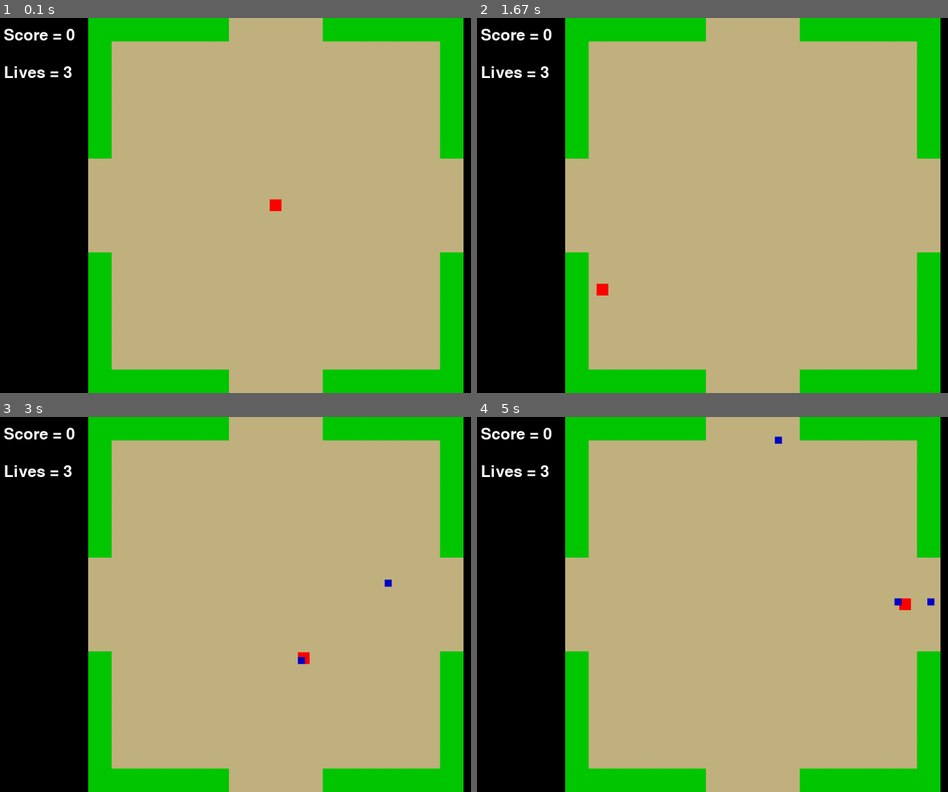
Above: before the commit, frames 1-4 (two rows, left to right).
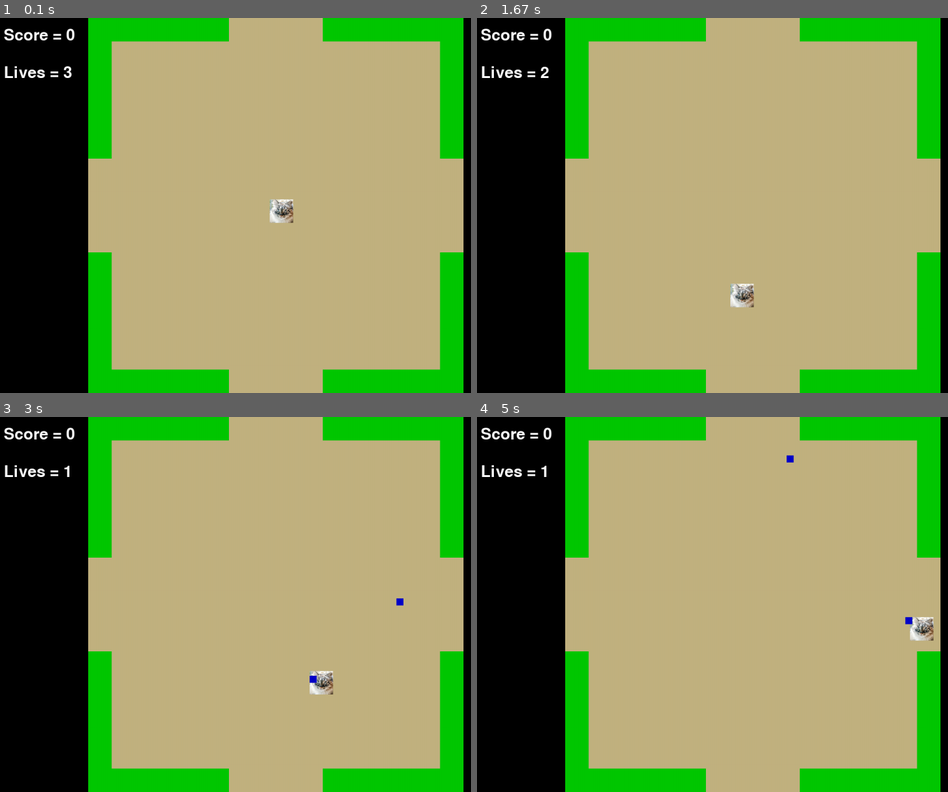
Above: after the commit, the same moments.

Repository: notsarah811/Sarah-Deline-ICS3U
Game: pygame game, started from Pygame Assignment FIX.py
The game is run twice, just before and just after one commit, with the same random seed, the same clock (stepped at 60 frames per second) and the same inputs.
Inputs:
- Up to frame 1 (0.1 s): no input
- Up to frame 2 (1.67 s): hold A 0.33-0.87 s; hold S 0.9-1.2 s; hold Down 0.9-1.2 s
- Up to frame 3 (3 s): hold W 1.67-2.03 s; hold Up 1.67-2.03 s; hold D 2.07-2.7 s; hold Right 2.07-2.7 s; hold S from 2.73 s (still down); hold Down from 2.73 s (still down)
- Up to frame 4 (5 s): release S at 3.1 s; release Down at 3.1 s; hold A 3.13-3.6 s; hold Left 3.13-3.6 s; hold D 3.63-4.1 s; hold Right 3.63-4.1 s; hold W 4.13-4.43 s; hold Up 4.13-4.43 s; hold D 4.47-4.93 s; hold Right 4.47-4.93 s; hold A from 4.97 s (still down); hold Left from 4.97 s (still down)

The runs differ from the first frame. In frame 1, 0.3% of the frame differs, in the area x 57-63%, y 48-55%; in frame 2, 0.4%; in frame 3, 0.5%; in frame 4, 0.6%, in the area x 13-98%, y 5-60%.

Commit message:
Added temporary image for players and enemies, applied border collision to enemies, finished life loss function, made enemy + player collison, updated enemy spawning + spawn locations

Diff:
--- a/Pygame Assignment FIX.py
+++ b/Pygame Assignment FIX.py
@@ -1,3 +1,5 @@
+import re
+
 import pygame # type: ignore
 import random
 
@@ -19,7 +21,8 @@
 GREEN = (0, 200, 0)
 BLACK = (0, 0, 0)
 
-player_size = 25
+player_size = 50
+enemy_size = 30
 player_x = 587
 player_y = 387
 speed = 5
@@ -27,7 +30,7 @@
 bullet_active = False
 bullet_cooldown = 300  # Time between shots in milliseconds
 last_bullet_time = 0
-enemy_speed = 1.5
+enemy_speed = 2.5
 score = 0
 lives = 3
 cont = False
@@ -55,7 +58,12 @@
 bullets = []
 
 enemies = []
-
+enemy_spawn_locations = [
+    (200, 400),
+    (600, 0),
+    (970, 400),
+    (600, 770)
+]
 
 walls = 0
 
@@ -68,19 +76,32 @@
 #===========FUNCTION SETUP===========
 
 def enemy_movement ():
-    for enemy in enemies:
-                enemy_x = enemy[0]
-                enemy_y = enemy[1]
-
-                if enemy_x < player_x:
-                    enemy[0] += enemy_speed
-                elif enemy_x > player_x:
-                    enemy[0] -= enemy_speed
-
-                if enemy_y < player_y:
-                    enemy[1] += enemy_speed
-                elif enemy_y > player_y:
-                    enemy[1] -= enemy_speed
+     for enemy in enemies:
+
+        enemy_x = enemy[0]
+        enemy_y = enemy[1]
+
+        # Move horizontally
+        if enemy_x < player_x:
+            enemy[0] += enemy_speed
+        elif enemy_x > player_x:
+            enemy[0] -= enemy_speed
+
+        if enemy_border_collision(enemy, cacti_borders):
+            enemy[0] = enemy_x
+
+        # Update enemy position
+        enemy_x = enemy[0]
+        enemy_y = enemy[1]
+
+        # Move vertically
+        if enemy_y < player_y:
+            enemy[1] += enemy_speed
+        elif enemy_y > player_y:
+            enemy[1] -= enemy_speed
+
+        if enemy_border_collision(enemy, cacti_borders):
+            enemy[1] = enemy_y
 
 def enemy_shooting ():
     pass
@@ -91,19 +112,31 @@
                 return True
         return False
 
+def enemy_border_collision(enemy, cacti_borders):
+    for cacti in cacti_borders:
+        enemy_rect = pygame.Rect(enemy[0], enemy[1], 30, 30)
+        if enemy_rect.colliderect(cacti):
+            return True
+    return False
+
 def check_border_collision(player, left_border, right_border):
     if player.colliderect(left_border or right_border):
                 return True
     return False
 
-def lose_life():
-        lives -= 1
+def lose_life(player_x, player_y, lives,bullets, enemies):
         player_x = 587
         player_y = 387
         bullets.clear()
         enemies.clear()
-
-
+        return player_x, player_y, lives - 1
+
+def enemy_collision(player, enemies):
+    for enemy in enemies:
+        enemy_rect = pygame.Rect(enemy[0], enemy[1], 30, 30)
+        if player.colliderect(enemy_rect):
+            return True
+    return False
 
 #==========GAME LOOP================
 while running:
@@ -125,7 +158,7 @@
             player_x -= speed
             player = pygame.Rect(player_x, player_y, player_size, player_size)
             if check_cacti_collision(player, cacti_borders) == True:
-                lose_life()
+                player_x, player_y,lives = lose_life(player_x,player_y,lives,bullets, enemies)
             if check_border_collision(player, left_border, right_border) == True:
                 player_x += speed
 
@@ -135,7 +168,7 @@
             player_x += speed
             player = pygame.Rect(player_x, player_y, player_size, player_size)
             if check_cacti_collision(player, cacti_borders) == True:
-                lose_life()
+                player_x, player_y,lives = lose_life(player_x,player_y,lives,bullets, enemies)
             if check_border_collision(player, left_border, right_border) == True:
                 player_x -= (speed)
 
@@ -144,7 +177,7 @@
             player_y -= speed
             player = pygame.Rect(player_x, player_y, player_size, player_size)
             if check_cacti_collision(player, cacti_borders) == True:
-                lose_life()
+                player_x, player_y,lives = lose_life(player_x,player_y,lives,bullets, enemies)
             if check_border_collision(player, left_border, right_border) == True:
                 player_y += (speed)
 
@@ -154,7 +187,7 @@
             player_y += speed
             player = pygame.Rect(player_x, player_y, player_size, player_size)
             if check_cacti_collision(player, cacti_borders) == True:
-                lose_life()
+                player_x, player_y,lives = lose_life(player_x,player_y,lives,bullets, enemies)
             if check_border_collision(player, left_border, right_border) == True:
                 player_y -= (speed)
 
@@ -175,7 +208,10 @@
         # Update the player rectangle
     player = pygame.Rect(player_x, player_y, player_size, player_size)
 
-
+    player_image = pygame.image.load("temp sprite.jpeg")
+    enemy_image = pygame.image.load("temp sprite.jpeg")
+    player_image = pygame.transform.scale(player_image, (player_size, player_size))
+    enemy_image = pygame.transform.scale(enemy_image, (enemy_size, enemy_size))
 
 
 
@@ -202,7 +238,7 @@
     screen.blit(text_score, (20, 100))
 
     player = pygame.Rect(player_x, player_y, player_size, player_size)
-    pygame.draw.rect(screen, RED, player)
+    screen.blit(player_image, (player_x, player_y))
 
     #==========SHOOTING SECTION================
     current_time = pygame.time.get_ticks()
@@ -301,10 +337,11 @@
     # Enemy movement and behavior can be added here
 
     if not won:
-        random_enemy_spawn_chance = 0.01  # 1% chance to spawn an enemy each frame
-        if random.random() < random_enemy_spawn_chance and len(enemies) < 5:  # Limit the number of enemies on screen
-            enemy_x = random.randint(200, SCREEN_WIDTH - 200 - 30)  # Enemy width is 30
-            enemy_y = random.randint(0, SCREEN_HEIGHT - 30)  # Enemy height is 30
+        random_enemy_spawn_chance = 0.015  # 1.5% chance to spawn an enemy each frame
+        if random.random() < random_enemy_spawn_chance and len(enemies) < 5:
+            spawn_location = random.choice(enemy_spawn_locations)
+            enemy_x = spawn_location[0]
+            enemy_y = spawn_location[1]
             enemies.append([enemy_x, enemy_y])
 
         enemy_movement ()
@@ -321,11 +358,14 @@
                     bullets.remove(bullet)
                     score += 1
 
-            pygame.draw.rect(screen, BLACK, (enemy[0], enemy[1], 30, 30))
+            screen.blit(enemy_image, (enemy[0], enemy[1]))
+
+    if enemy_collision(player, enemies) == True:
+        player_x, player_y,lives = lose_life(player_x,player_y,lives,bullets, enemies)
 
     # ======== END ========
 
-    if score >= 5:
+    if score >= 10:
         won = True
         font = pygame.font.Font(None, 100)
         level_complete = font.render("You Completed This Level!", True, GREEN)
@@ -342,46 +382,76 @@
             player_y = 387
 
     if not lvl_2_won:
-            # Move left
-            if keys[pygame.K_a]:
-                player_x -= speed
-                player = pygame.Rect(player_x, player_y, player_size, player_size)
-
-
-            # Move right
-            if keys[pygame.K_d]:
+ # Move left
+        if keys[pygame.K_a]:
+            player_x -= speed
+            player = pygame.Rect(player_x, player_y, player_size, player_size)
+            if check_cacti_collision(player, cacti_borders) == True:
+                player_x, player_y,lives = lose_life(player_x,player_y,lives,bullets, enemies)
+            if check_border_collision(player, left_border, right_border) == True:
                 player_x += speed
-                player = pygame.Rect(player_x, player_y, player_size, player_size)
-
-            # Move up
-            if keys[pygame.K_w]:
-                player_y -= speed
-                player = pygame.Rect(player_x, player_y, player_size, player_size)
-
-
-            # Move down
-            if keys[pygame.K_s]:
-                player_y += speed
-                player = pygame.Rect(player_x, player_y, player_size, player_size)
+
+
+        # Move right
+        if keys[pygame.K_d]:
+            player_x += speed
+            player = pygame.Rect(player_x, player_y, player_size, player_size)
+            if check_cacti_collision(player, cacti_borders) == True:
+                player_x, player_y,lives = lose_life(player_x,player_y,lives,bullets, enemies)
+            if check_border_collision(player, left_border, right_border) == True:
+                player_x -= (speed)
+
+        # Move up
+        if keys[pygame.K_w]:
+            player_y -= speed
+            player = pygame.Rect(player_x, player_y, player_size, player_size)
+            if check_cacti_collision(player, cacti_borders) == True:
+                player_x, player_y,lives = lose_life(player_x,player_y,lives,bullets, enemies)
+            if check_border_collision(player, left_border, right_border) == True:
+                player_y += (speed)
+
+
+        # Move down
+        if keys[pygame.K_s]:
+            player_y += speed
+            player = pygame.Rect(player_x, player_y, player_size, player_size)
+            if check_cacti_collision(player, cacti_borders) == True:
+                player_x, player_y,lives = lose_life(player_x,player_y,lives,bullets, enemies)
+            if check_border_collision(player, left_border, right_border) == True:
+                player_y -= (speed)
+
+
+   # Keep the player within the screen boundaries
+    if player_x < 200:
+        player_x = 200
+
+    if player_x > 1000 - player_size:
+        player_x = 1000 - player_size
+
+    if player_y < 0:
+        player_y = 0
+
+    if player_y > SCREEN_HEIGHT - player_size:
+        player_y = SCREEN_HEIGHT - player_size
+
+        # Update the player rectangle
+    player = pygame.Rect(player_x, player_y, player_size, player_size)
 
     if won == True and not lvl_2_won:
         for cacti in cacti_borders:
-            pygame.draw.polygon(screen, GREEN, cacti)
-        # Replace line 323 with a loop:
+                    pygame.draw.rect(screen, GREEN, cacti)
         for cactus in cacti_pillars:
             pygame.draw.rect(screen, GREEN, cactus)
 
 
-        #cacti_border_ctl = pygame.draw.rect(screen, GREEN, (400, 200, 80, 80))
-        #cacti_border_ctr = pygame.draw.rect(screen, GREEN, (720, 200, 80, 80))
-        #cacti_border_cbl = pygame.draw.rect(screen, GREEN, (400, 520, 80, 80))
-        #cacti_border_cbr = pygame.draw.rect(screen, GREEN, (720, 520, 80, 80))
+
 
     if won == True and cont == True and not lvl_2_won:
-        random_enemy_spawn_chance = 0.01  # 1% chance to spawn an enemy each frame
-        if random.random() < random_enemy_spawn_chance and len(enemies) < 5:  # Limit the number of enemies on screen
-            enemy_x = random.randint(200, SCREEN_WIDTH - 200 - 30)  # Enemy width is 30
-            enemy_y = random.randint(0, SCREEN_HEIGHT - 30)  # Enemy height is 30
+        random_enemy_spawn_chance = 0.015  # 1.5% chance to spawn an enemy each frame
+        if random.random() < random_enemy_spawn_chance and len(enemies) < 5:
+            spawn_location = random.choice(enemy_spawn_locations)
+            enemy_x = spawn_location[0]
+            enemy_y = spawn_location[1]
             enemies.append([enemy_x, enemy_y])
 
         enemy_movement ()
Binary file added: temp sprite.jpeg
